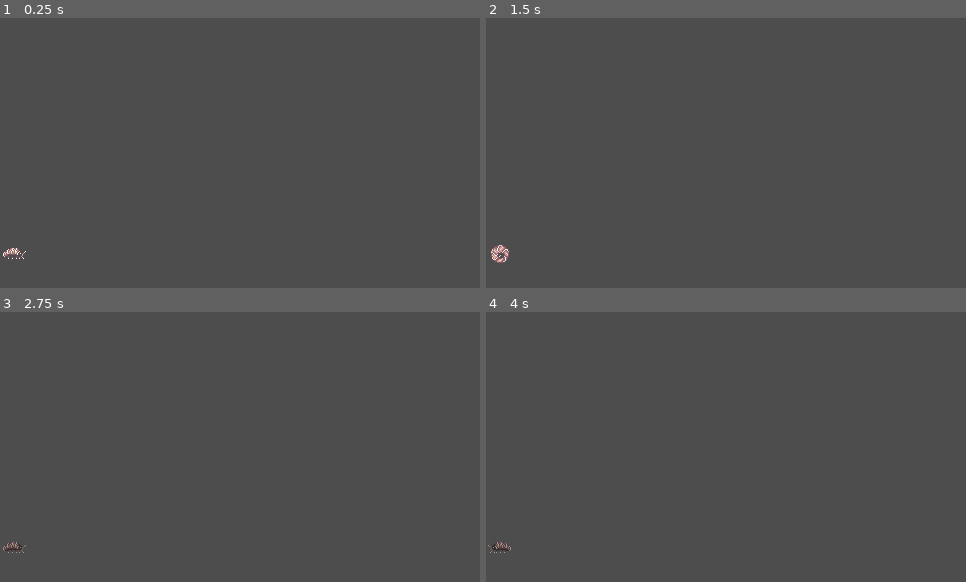
Above: before the commit, frames 1-4 (two rows, left to right).
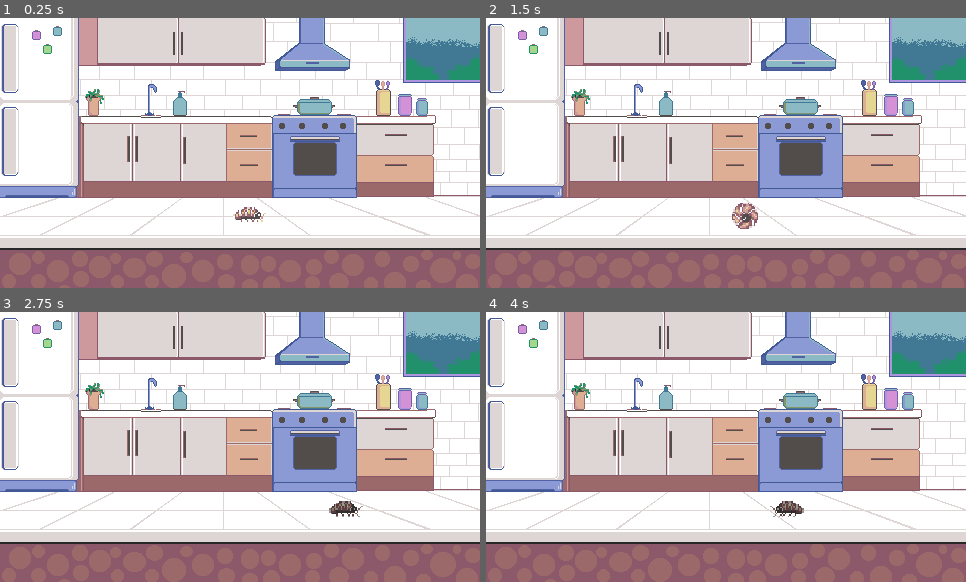
Above: after the commit, the same moments.

Repository: vineethjkatti-tech/dontsteponme
Game: Godot game, scene res://main.tscn
The game is run twice, just before and just after one commit, with the same random seed, the same clock (stepped at 60 frames per second) and the same inputs. Before the commit the project starts from res://player2D.tscn.
Inputs (mouse positions are in pixels of both pictures, inside the frame that each line leads up to):
- Up to frame 1 (0.25 s): no input
- Up to frame 2 (1.5 s): tap Enter at 0.5 s; move the mouse to (831, 139) at 0.52 s; hold D (right) 0.53-1.28 s; tap Space (curl) at 0.6, 1.35 s; click (831, 139) at 0.67 s; move the mouse to (630, 166) at 1.27 s; hold Down from 1.28 s (still down)
- Up to frame 3 (2.75 s): tap Space (curl) at 2, 2.3 s; move the mouse to (288, 387) at 2.02 s; release Down at 2.03 s; hold D (right) from 2.03 s (still down); tap Alt at 2.1 s
- Up to frame 4 (4 s): move the mouse to (702, 501) at 2.77 s; release D (right) at 2.78 s; hold Up 2.78-3.53 s; tap Shift at 2.85 s; click (702, 501) at 2.92 s; tap Space (curl) at 3.05, 3.6 s; tap Enter at 3.5 s; move the mouse to (870, 487) at 3.52 s; hold A (left) from 3.53 s (still down)

The runs differ from the first frame. In frame 1, 98% of the frame differs, in the area x 0-100%, y 0-100%; in frame 2, 98%; in frame 3, 98%; in frame 4, 98%.

Commit message:
Did some debugging on existing functions and added new scenes and fucntions while also unifying all the scenes in one main scene by instancing other scenes

Diff:
--- /dev/null
+++ b/foot_hazard.tscn
@@ -0,0 +1,9 @@
+[gd_scene format=3 uid="uid://cuwets7ggroug"]
+
+[node name="FootHazard" type="Node2D" unique_id=99947470]
+
+[node name="Sprite2D" type="Sprite2D" parent="." unique_id=285994531]
+
+[node name="Sprite2D2" type="Sprite2D" parent="." unique_id=730013207]
+
+[node name="CollisionShape2D" type="CollisionShape2D" parent="." unique_id=925266151]
--- /dev/null
+++ b/main.tscn
@@ -0,0 +1,17 @@
+[gd_scene format=3 uid="uid://7bxyqlbyxowb"]
+
+[ext_resource type="Texture2D" uid="uid://cckmet8dpdk08" path="res://back-Ground.png" id="1_ig7tw"]
+[ext_resource type="PackedScene" uid="uid://dxrfwxac6rqq0" path="res://player2D.tscn" id="2_0xm2m"]
+[ext_resource type="PackedScene" uid="uid://b68rigwov7fdf" path="res://shoe_spawner.tscn" id="3_h2yge"]
+
+[node name="Main" type="Node2D" unique_id=1555962016]
+
+[node name="BackGround" type="Sprite2D" parent="." unique_id=283878354]
+z_index = -1
+texture = ExtResource("1_ig7tw")
+centered = false
+
+[node name="Node2D" parent="." unique_id=675435585 instance=ExtResource("2_0xm2m")]
+position = Vector2(240, -30)
+
+[node name="ShoeSpawner" parent="." unique_id=6032976 instance=ExtResource("3_h2yge")]
--- a/player2D.gd
+++ b/player2D.gd
@@ -32,13 +32,13 @@
 		enter_curl()
 
 	if is_curled:
-		velocity.x = 0.0
+		velocity.x = move_toward(velocity.x, 0.0, curl_friction)
 	else:
 		var direction := Input.get_axis("left", "right")
-		velocity.x = move_toward(velocity.x, 0.0, curl_friction)
-		velocity.x = move_toward(velocity.x, 0, 12)
+
 
 		if direction != 0.0:
+			velocity.x = direction * speed
 			sprite_2d.flip_h = (direction < 0.0)
 			sprite_2d.play("Walking")
 		else:
--- a/player2D.tscn
+++ b/player2D.tscn
@@ -106,20 +106,21 @@
 }]
 
 [sub_resource type="RectangleShape2D" id="RectangleShape2D_ggmb5"]
-size = Vector2(20, 9)
+size = Vector2(30, 13)
 
 [node name="Node2D" type="CharacterBody2D" unique_id=675435585]
 position = Vector2(8, 3)
 script = ExtResource("1_ggmb5")
 
 [node name="Sprite2D" type="AnimatedSprite2D" parent="." unique_id=810032975]
-position = Vector2(4, 232)
+position = Vector2(9.5, 226.5)
+scale = Vector2(1.4583334, 1.4583334)
 sprite_frames = SubResource("SpriteFrames_ggmb5")
 animation = &"Running"
 frame_progress = 0.5405594
 
 [node name="CollisionShape2D" type="CollisionShape2D" parent="." unique_id=72368163]
-position = Vector2(4, 232.5)
+position = Vector2(10, 227.5)
 shape = SubResource("RectangleShape2D_ggmb5")
 
 [node name="CurlTimer" type="Timer" parent="." unique_id=975086148]
--- a/project.godot
+++ b/project.godot
@@ -11,7 +11,7 @@
 [application]
 
 config/name="Don't Step On Me"
-run/main_scene="uid://dxrfwxac6rqq0"
+run/main_scene="uid://7bxyqlbyxowb"
 config/features=PackedStringArray("4.7", "GL Compatibility")
 config/icon="res://icon.svg"
 
--- a/shoe_spawner.tscn
+++ b/shoe_spawner.tscn
@@ -4,5 +4,6 @@
 
 [node name="ShoeSpawner" type="Node2D" unique_id=6032976]
 script = ExtResource("1_fldcc")
+floor_y = null
 
 [node name="HazardTimer" type="Timer" parent="." unique_id=490881763]
--- a/spawn_logic.gd
+++ b/spawn_logic.gd
@@ -1,6 +1,6 @@
 extends Node2D
 
-@export var foor_hazard_scene: PackedScene
+@export var foot_hazard_scene: PackedScene
 @export var floor_y = 240.0
 @onready var hazard_timer: Timer = $HazardTimer
 
@@ -12,6 +12,88 @@
 
 const MIN_SPAWN_X = 50.0
 const MAX_SPAWN_X = 430.0
-const MIN_SHOE_SEPERATION = 75.0
+const MIN_SHOE_SEPARATION = 75.0
 
 var player_ref: Node2D = null
+
+
+func _ready() -> void:
+	player_ref = get_tree().get_first_node_in_group("player")
+
+	hazard_timer.one_shot = false
+	hazard_timer.wait_time = spawn_interval
+	hazard_timer.timeout.connect(_on_hazard_timer_timeout)
+	hazard_timer.start()
+
+func _process(_delta: float) -> void:
+	survival_time += _delta
+	update_difficulty_curve()
+
+func update_difficulty_curve() -> void:
+	if survival_time < 15.0:
+		spawn_interval = 2.2
+		telegraph_duration = 1.8
+		targeted_chance = 0.0
+		max_simultaneous_drops = 1
+	elif survival_time < 35.0:
+		spawn_interval = 1.2
+		telegraph_duration = 1.0
+		targeted_chance = 0.3
+		max_simultaneous_drops = randi_range(1, 2)
+	elif survival_time < 60.0:
+		spawn_interval = 0.9
+		telegraph_duration = 0.9
+		targeted_chance = 0.5
+		max_simultaneous_drops = 2
+	elif survival_time < 90.0:
+		spawn_interval = 0.7
+		telegraph_duration = 0.7
+		targeted_chance = 0.75
+		max_simultaneous_drops = randf_range(2, 3)
+	else:
+		spawn_interval = 0.5
+		telegraph_duration = 0.5
+		targeted_chance = 0.9
+		max_simultaneous_drops = 3
+
+	if abs(hazard_timer.wait_time - spawn_interval) > 0.1:
+		hazard_timer.wait_time = spawn_interval
+
+func _on_hazard_timer_timeout() -> void:
+	if not foot_hazard_scene:
+		return
+
+	var spawn_positions: Array[float] = []
+	var drop_count : int = max_simultaneous_drops
+
+	# Determine first drop position (Targeted vs Random)
+	var first_x: float
+	if player_ref and randf() < targeted_chance:
+		first_x = clampf(player_ref.global_position.x, MIN_SPAWN_X, MAX_SPAWN_X)
+	else:
+		first_x = randf_range(MIN_SPAWN_X, MAX_SPAWN_X)
+
+	spawn_positions.append(first_x)
+
+	# Determine secondary drops without directly stacking them
+	for i in range(1, drop_count):
+		var candidate_x := randf_range(MIN_SPAWN_X, MAX_SPAWN_X)
+		var valid := true
+		for existing_x in spawn_positions:
+			if abs(candidate_x - existing_x) < MIN_SHOE_SEPARATION:
+				valid = false
+				break
+		if valid:
+			spawn_positions.append(candidate_x)
+
+	for x_pos in spawn_positions:
+		instantiate_foot(x_pos)
+
+func instantiate_foot(pos_x: float) -> void:
+	var hazard := foot_hazard_scene.instantiate()
+	hazard.global_position.x = Vector2(pos_x, floor_y)
+
+	if "telegraph_time" in hazard:
+		hazard.telegraph_time = telegraph_duration
+
+		get_parent().add_child(hazard)
Binary file added: back-Ground.png
Not shown, added: back-Ground.png.import
Not shown, added: shoe_spawner.tscn2513365709.tmp
